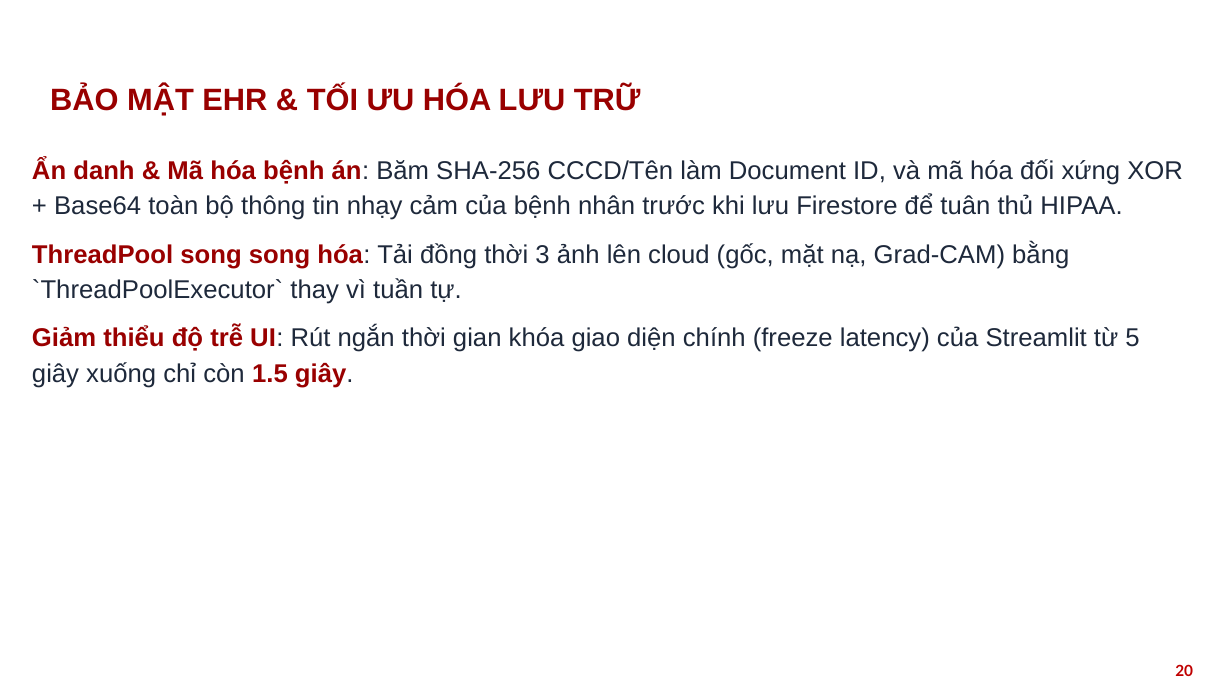
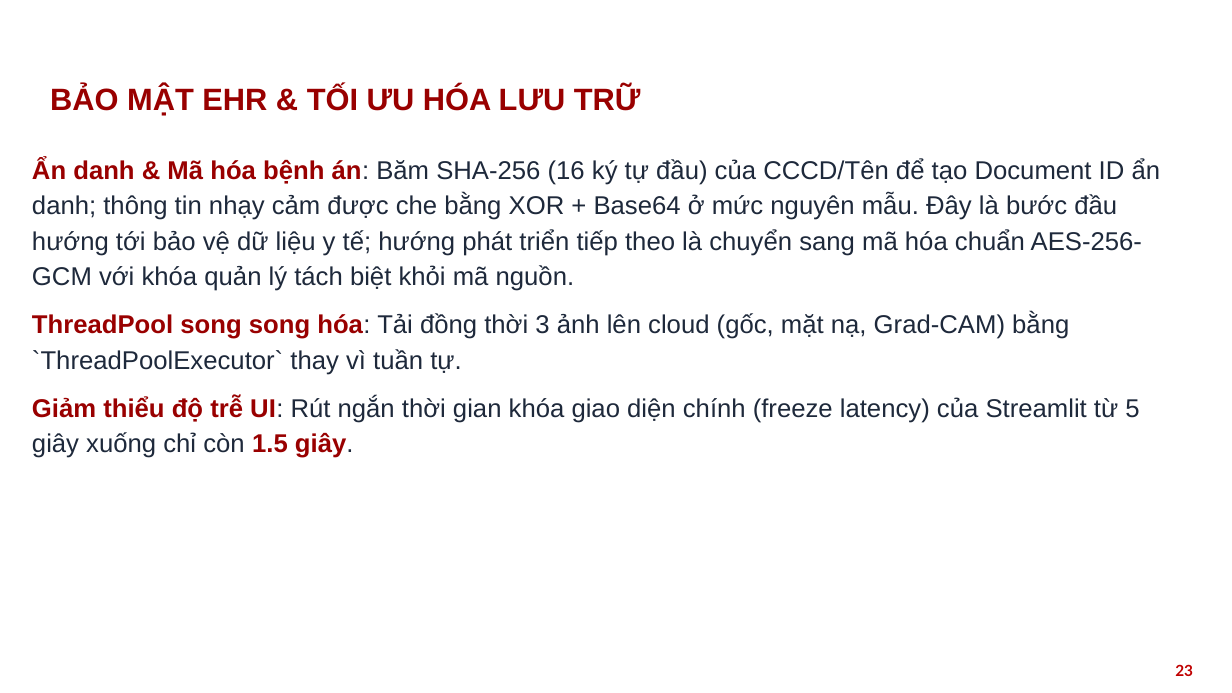
Before and after one commit to nthg0609/doanTN, a slide deck: slide 23 of HUST_PPT_template_2022_RED_16x9_567042.pptx (slide 20 before the commit). Drawn at 1232x693 pixels with LibreOffice and Linux fonts; fonts in the diff are those of the drawing; background and template pictures are left out. Boxes give left, top, right and bottom in pixels: in the first picture for what was removed or moved away, otherwise in the second. Text is boxed around its words. In the diff, an @@ line names an element or a change of style, - is before the commit and + after.

Commit message:
bộ lọc an toàn, ROI

```diff
--- a/HUST_PPT_template_2022_RED_16x9_567042.pptx
+++ b/HUST_PPT_template_2022_RED_16x9_567042.pptx
@@ text at [32,158,1161,291]: text changed @@
-Ẩn danh & Mã hóa bệnh án: Băm SHA-256 CCCD/Tên làm Document ID, và mã hóa đối xứng XOR + Base64 toàn bộ thông tin nhạy cảm của bệnh nhân trước khi lưu Firestore để tuân thủ HIPAA.
+Ẩn danh & Mã hóa bệnh án: Băm SHA-256 (16 ký tự đầu) của CCCD/Tên để tạo Document ID ẩn danh; thông tin nhạy cảm được che bằng XOR + Base64 ở mức nguyên mẫu. Đây là bước đầu hướng tới bảo vệ dữ liệu y tế; hướng phát triển tiếp theo là chuyển sang mã hóa chuẩn AES-256-GCM với khóa quản lý tách biệt khỏi mã nguồn.
@@ page number at [1175,664,1193,676]: text changed @@
-20
+23
```
Also in this commit, not shown: 19 other slides changed, 4 slides added, 50 other files.
